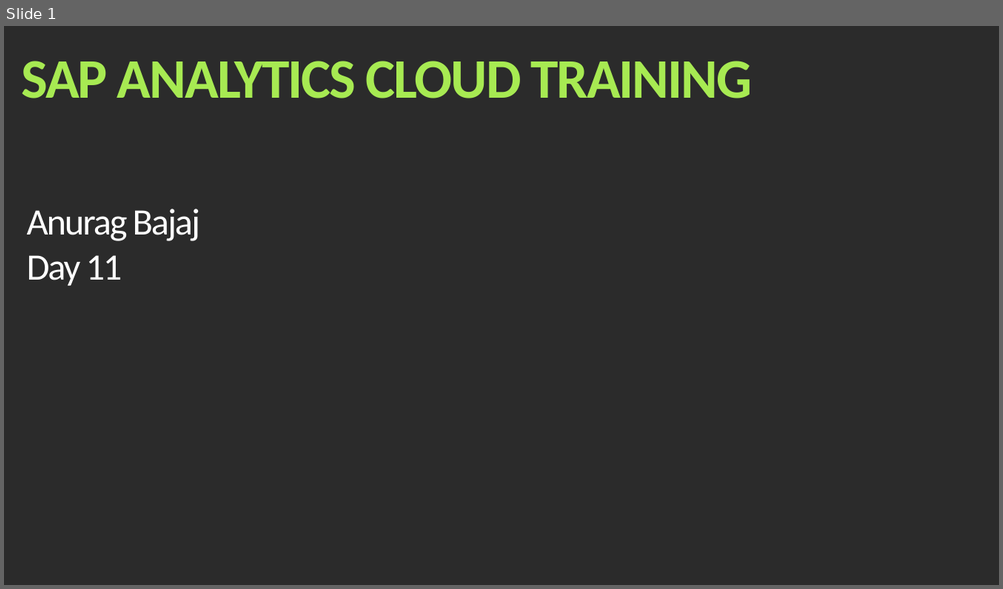
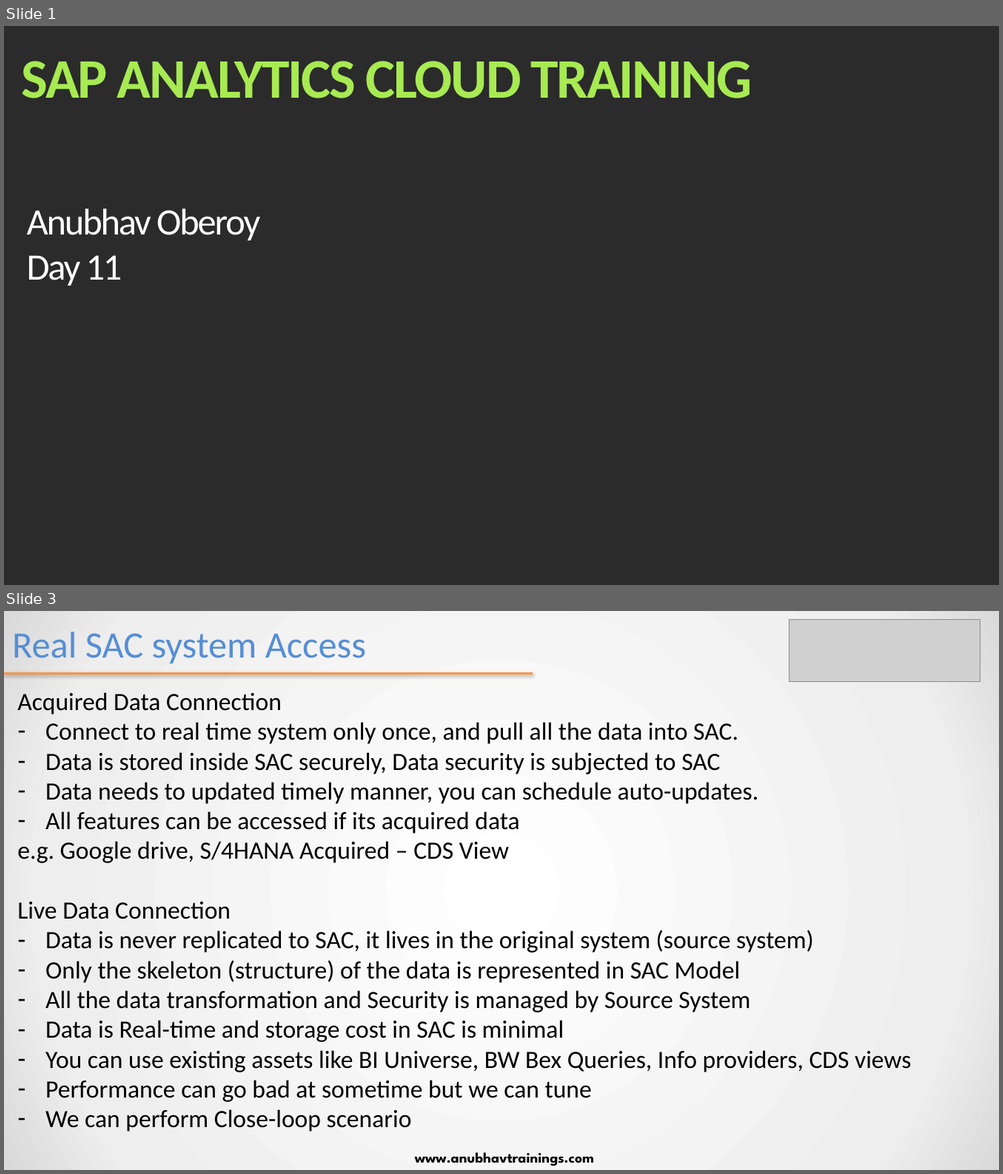
Before and after one commit to soyuztechnologies/EY_SAC_Feb2022, a slide deck: day 11/SAC_Training Day 11.pptx. Shown one above the other, each under a label of ours: slide 1 before the commit, slides 1 and 3 after it; the slides between them are not shown. The pictures are 1003x589 and 1003x1174 pixels, drawn with LibreOffice and Linux fonts; fonts in the diff are those of the drawing; grey boxes stand for pictures; background and template pictures are left out; a plain dark background stands for a picture behind light text. Boxes give left, top, right and bottom in pixels: in the first picture for what was removed or moved away, otherwise in the second. Text is boxed around its words. In the diff, an @@ line names an element or a change of style, - is before the commit and + after.

```diff
--- a/day 11/SAC_Training Day 11.pptx
+++ b/day 11/SAC_Training Day 11.pptx
@@ slide 3 added at <box>4,611,999,1170</box>, background gradient #FFFFFF to #EEEEEE to #D9D9D9 @@
@@ title added at <box>12,632,366,664</box>, 36 pt, text #558ED5 @@
+Real SAC system Access
@@ picture added at <box>790,620,980,682</box> @@
@@ line added from (4, 674) to (533, 674), #F79646 2 pt @@
@@ text added at <box>17,692,910,1132</box>, 24 pt, text #000000 @@
+Acquired Data Connection
+– Connect to real time system only once, and pull all the data into SAC.
+– Data is stored inside SAC securely, Data security is subjected to SAC
+– Data needs to updated timely manner, you can schedule auto-updates.
+– All features can be accessed if its acquired data
+e.g. Google drive, S/4HANA Acquired – CDS View
+Live Data Connection
+– Data is never replicated to SAC, it lives in the original system (source system)
+– Only the skeleton (structure) of the data is represented in SAC Model
+– All the data transformation and Security is managed by Source System
+– Data is Real-time and storage cost in SAC is minimal
+– You can use existing assets like BI Universe, BW Bex Queries, Info providers, CDS views
+– Performance can go bad at sometime but we can tune
+– We can perform Close-loop scenario
@@ text added at <box>415,1153,594,1167</box>, 14 pt, text #000000, bold @@
+www.anubhavtrainings.com
@@ slide 1 changed as well @@
@@ text at <box>27,209,260,241</box>: text changed @@
-Anurag Bajaj
+Anubhav Oberoy
```
Also in this commit, not shown: 3 other slides changed, 11 other slides added, 1 slide removed, 50 other files.
